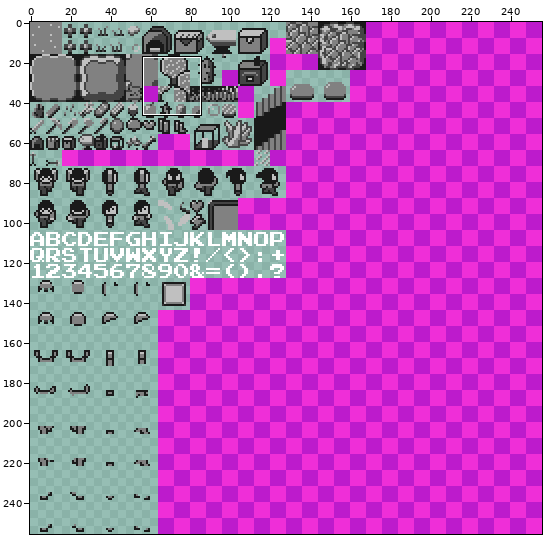
Sprite sheet, stored at tiles.png. The picture above shows the old version from afar; the outline marks the close-up.
Close-up. As it was:
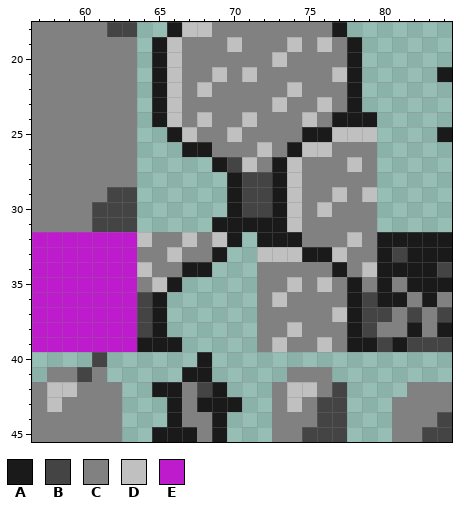
The file is 256x256 pixels. Shown: x 57..84, y 18..45.
Palette (. is transparent): A #1a1a1a  B #444444  C #818181  D #c0c0c0  E #bd1bcc
Pixels before, first column x 57:
18 CCCCCBB..ADDCCCCCCCCA.......
19 CCCCCCC.ADCCCDCCCDCDCA......
20 CCCCCCC.ADCCCCCCDCCCCA......
21 CCCCCCC.ADCCDCDCCCCCDA.....A
22 CCCCCCC.ADCDCCCCCDCCCA......
23 CCCCCCC.ADCCCCCCDCCDCA......
24 CCCCCCC.ADCDCCDCCCDCAAA.....
25 CCCCCCC..ADCCDCCCCAADDD....A
26 CCCCCCC...AACCCDCADDCCC.....
27 CCCCCCC.....ABDCADCCCDC.....
28 CCCCCCC......ABBADCCCCC.....
29 CCCCCBB......ABBADCCDCD.....
30 CCCCBBB......ABBADCDCCC.....
31 CCCCBBB.....AAAAADCCCCC.....
32 EEEEEEEDCCDCDA.AAACCCDCAAAAA
33 EEEEEEECCDCCA..DDDAADCCABAAA
34 EEEEEEEDCCAA...CCCCCACDAAAAB
35 EEEEEEECDA.....CCDCDCACACAAA
36 EEEEEEEBA......CDCCCCABAACAC
37 EEEEEEEBA......CCCCCDABBCBCB
38 EEEEEEEBA......CCDCCCABCCACA
39 EEEEEEEAAA.....CDCCDCAABABBB
40 ....B......A................
41 .CCBC.....AA.....CCC........
42 CDDCCC..AACBA...CDDCB....CCC
43 CDCCCC...ACAAA..CDCBB...CCCC
44 CCCCCC...ACCA...CCCBB...CCCB
45 CCCCCC..AAACA...CCBBB...CCBB
New version:
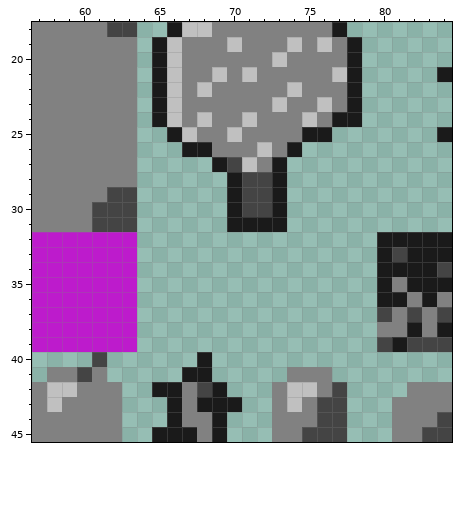
From old to new:
Changed rows in their new state; - is an unchanged pixel.
first column x 64:
24 ---------------.
25 -------------...
26 -----------.....
27 ----------......
28 ----------......
29 ----------......
30 ----------......
31 -----.----......
32 .......-........
33 ......--........
34 .....---........
35 ...-----........
36 ..------........
37 ..------........
38 ..------........
39 ...-----........
Where, in picture pixels (left, top, right, bottom), the same in both close-ups:
erased: (137, 112, 377, 352)
